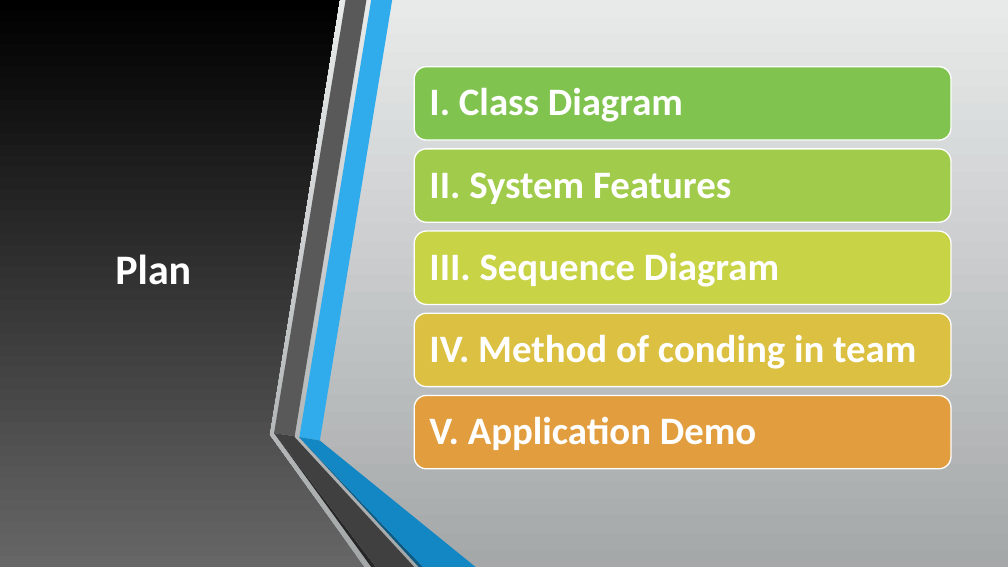
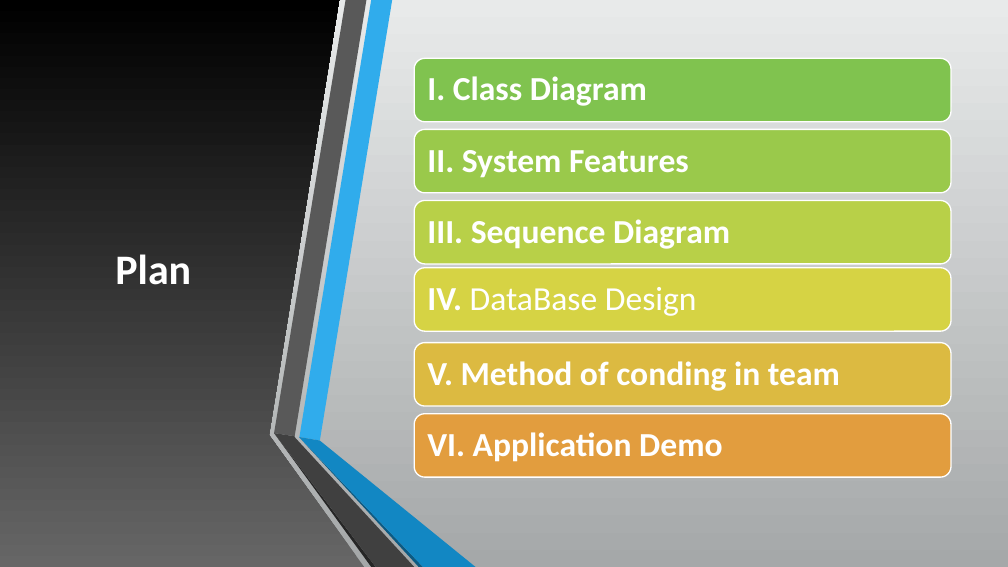
Before and after one commit to LACHHABAYOUB/MPPPROJECTAIRLINE, a slide deck: slide 2 of src/Additional/Presentation/PresentationAirlineReservationSystem.pptx. Drawn at 1008x567 pixels with LibreOffice and Linux fonts; fonts in the diff are those of the drawing. Boxes give left, top, right and bottom in pixels: in the first picture for what was removed or moved away, otherwise in the second. Text is boxed around its words. In the diff, an @@ line names an element or a change of style, - is before the commit and + after.

Commit message:
last

```diff
--- a/src/Additional/Presentation/PresentationAirlineReservationSystem.pptx
+++ b/src/Additional/Presentation/PresentationAirlineReservationSystem.pptx
@@ rounded rectangle resized from (x1=414, y1=67, x2=951, y2=140) to (x1=414, y1=58, x2=951, y2=122) @@
@@ text "I. Class Diagram" moved from (x1=429, y1=87, x2=683, y2=122) to (x1=427, y1=76, x2=647, y2=106) @@
@@ rounded rectangle resized from (x1=414, y1=149, x2=951, y2=222) to (x1=414, y1=129, x2=951, y2=193) @@
@@ rounded rectangle at (x1=414, y1=129, x2=951, y2=193): fill #A1CB4A to #9AC94B @@
@@ text "II. System Features" moved from (x1=429, y1=172, x2=731, y2=204) to (x1=427, y1=150, x2=689, y2=178) @@
@@ rounded rectangle added at (x1=414, y1=200, x2=951, y2=264), fill #B8D048, outline #FFFFFF 1.25 pt @@
@@ size 37 to 32 pt; less space between paragraphs in 3 elements at (x1=427, y1=76, x2=647, y2=106), (x1=427, y1=150, x2=689, y2=178), (x1=427, y1=219, x2=730, y2=249) @@
@@ text "III. Sequence Diagram" moved from (x1=429, y1=253, x2=779, y2=287) to (x1=427, y1=219, x2=730, y2=249) @@
@@ rounded rectangle resized from (x1=414, y1=231, x2=951, y2=305) to (x1=414, y1=268, x2=951, y2=331) @@
@@ rounded rectangle at (x1=414, y1=268, x2=951, y2=331): fill #C8D346 to #D6D344 @@
@@ text added at (x1=427, y1=287, x2=697, y2=316), 32 pt, text #FFFFFF @@
+IV. DataBase Design
@@ rounded rectangle resized from (x1=414, y1=313, x2=951, y2=386) to (x1=414, y1=343, x2=951, y2=406) @@
@@ rounded rectangle at (x1=414, y1=343, x2=951, y2=406): fill #DBC042 to #DCBA41 @@
@@ text at (x1=427, y1=361, x2=840, y2=391): text changed; size 37 to 32 pt @@
-IV. Method of conding in team
+V. Method of conding in team
@@ rounded rectangle resized from (x1=414, y1=395, x2=951, y2=469) to (x1=414, y1=414, x2=951, y2=477) @@
@@ text at (x1=427, y1=432, x2=722, y2=462): text changed; size 37 to 32 pt @@
-V. Application Demo
+VI. Application Demo
```
